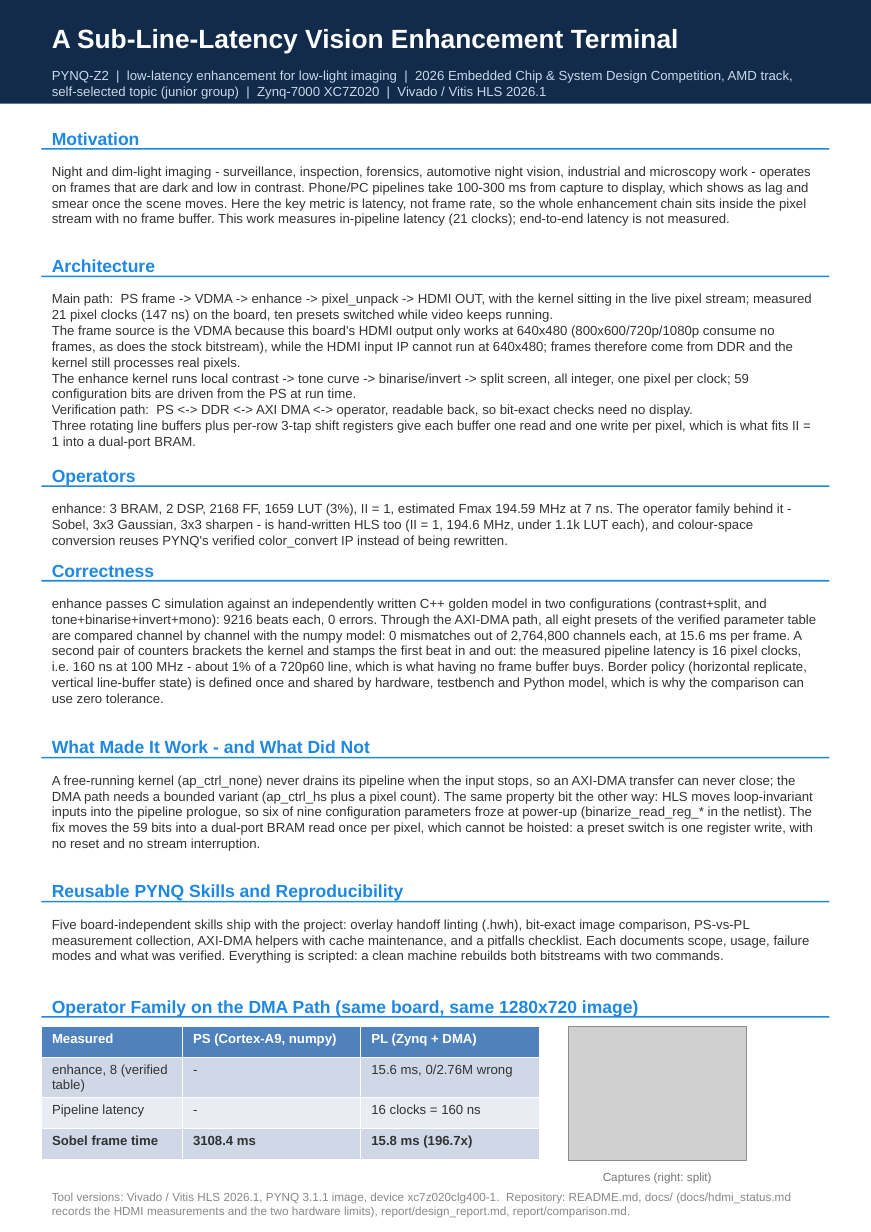
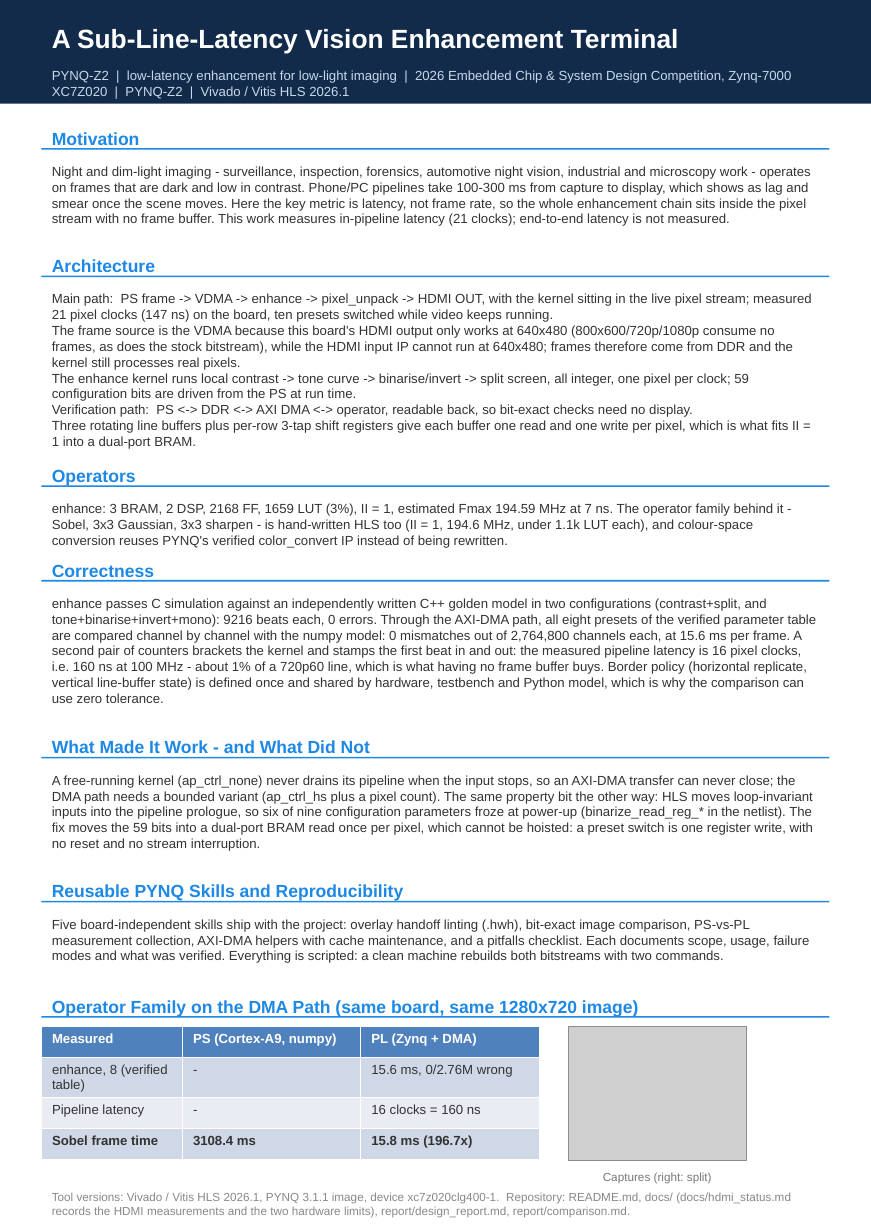
Before and after one commit to yileina459-coder/pynq_lowlight-enhance, a slide deck: slide 1 of report/poster/poster.pptx. Drawn at 871x1232 pixels with LibreOffice and Linux fonts; fonts in the diff are those of the drawing; grey boxes stand for pictures. Boxes give left, top, right and bottom in pixels: in the first picture for what was removed or moved away, otherwise in the second. Text is boxed around its words. In the diff, an @@ line names an element or a change of style, - is before the commit and + after.

Commit message:
docs: strip competition and author identifiers; regenerate deck and poster

```diff
--- a/report/poster/poster.pptx
+++ b/report/poster/poster.pptx
@@ text at [52,70,791,99]: text changed @@
-PYNQ-Z2 | low-latency enhancement for low-light imaging | 2026 Embedded Chip & System Design Competition, AMD track, self-selected topic (junior group) | Zynq-7000 XC7Z020 | Vivado / Vitis HLS 2026.1
+PYNQ-Z2 | low-latency enhancement for low-light imaging | 2026 Embedded Chip & System Design Competition, Zynq-7000 XC7Z020 | PYNQ-Z2 | Vivado / Vitis HLS 2026.1
```
Also in this commit, not shown: 15 other files.
